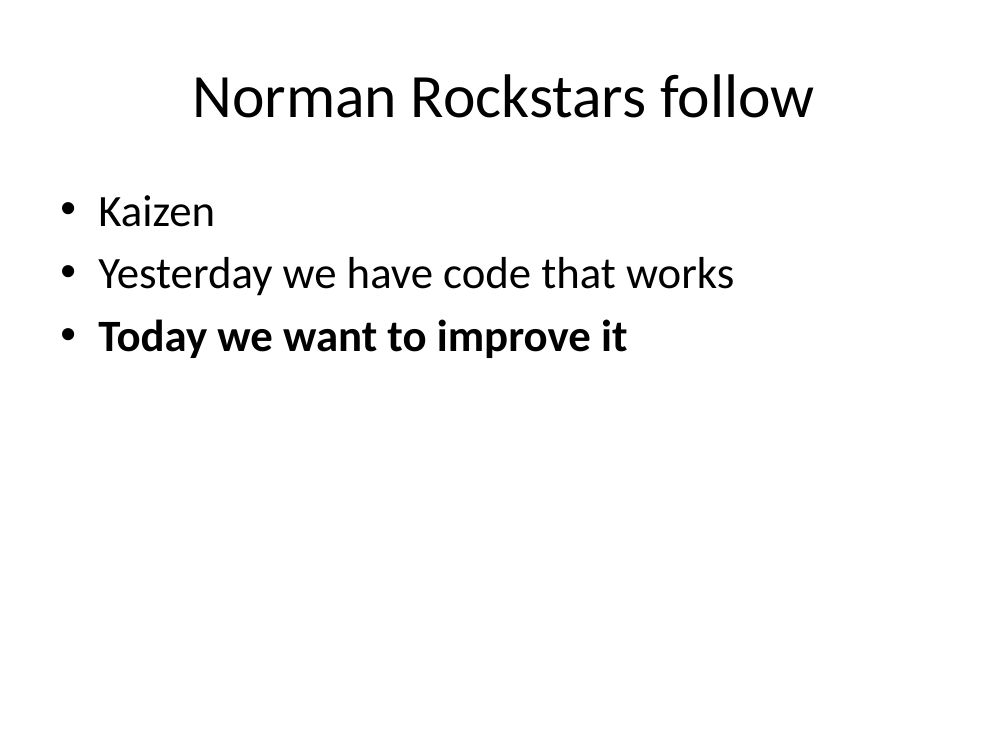
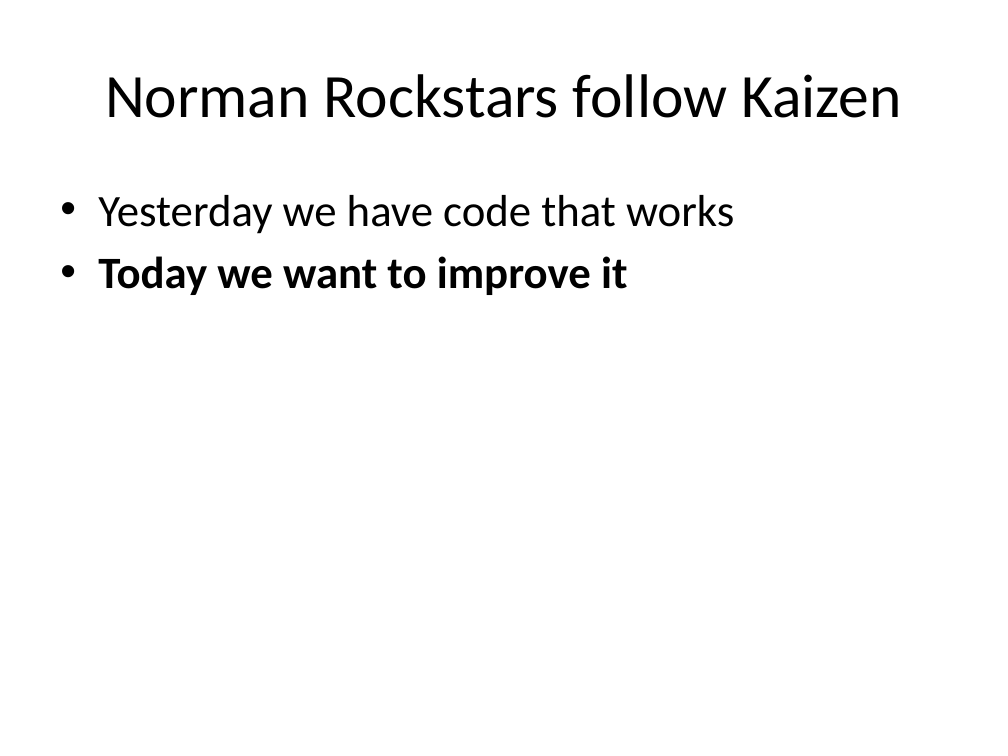
Before and after one commit to sameeri/solid, a slide deck: slide 6 of SOLID Principles of OOD v2.pptx. Drawn at 1008x756 pixels with LibreOffice and Linux fonts; fonts in the diff are those of the drawing. Boxes give left, top, right and bottom in pixels: in the first picture for what was removed or moved away, otherwise in the second. Text is boxed around its words. In the diff, an @@ line names an element or a change of style, - is before the commit and + after.

```diff
--- a/SOLID Principles of OOD v2.pptx
+++ b/SOLID Principles of OOD v2.pptx
@@ title at [105, 74, 902, 118]: text changed @@
-Norman Rockstars follow
+Norman Rockstars follow Kaizen
@@ text at [98, 195, 215, 227]: paragraph removed @@
-• Kaizen
```
Also in this commit, not shown: 8 other slides changed, 12 slides added, 1 slide removed.
